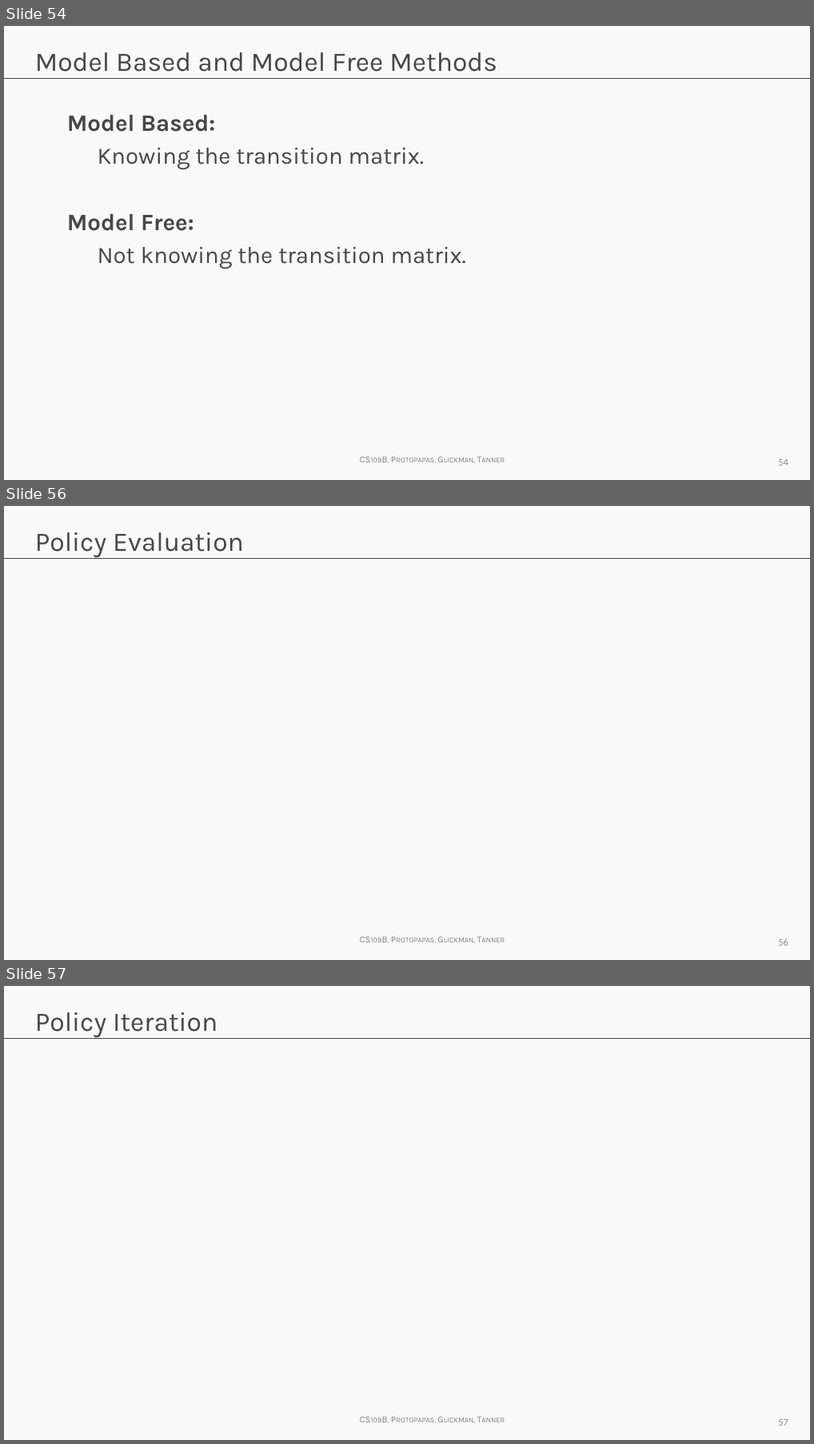
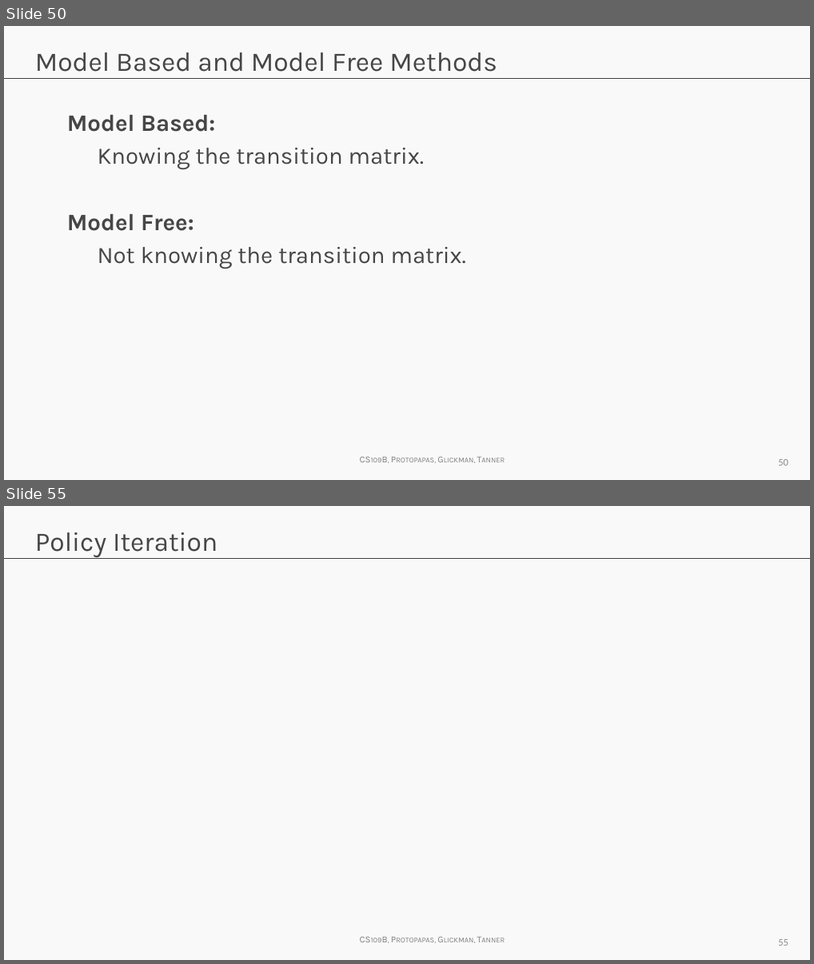
Before and after one commit to wfseaton/2020-CS109B, a slide deck: content/lectures/lecture20/presentation/cs109b_RL.pptx. Shown one above the other, each under a label of ours: slides 54, 56 and 57 before the commit, slides 50 and 55 after it; the slides between them are not shown. The pictures are 814x1444 and 814x964 pixels, drawn with LibreOffice and Linux fonts; fonts in the diff are those of the drawing; grey boxes stand for pictures; background and template pictures are left out. Boxes give left, top, right and bottom in pixels: in the first picture for what was removed or moved away, otherwise in the second. Text is boxed around its words. In the diff, an @@ line names an element or a change of style, - is before the commit and + after.

```diff
--- a/content/lectures/lecture20/presentation/cs109b_RL.pptx
+++ b/content/lectures/lecture20/presentation/cs109b_RL.pptx
@@ slide 56 removed at bbox=[4, 506, 810, 960], background #F9F9F9; not listed: 2 template elements that a slide beside it also shows @@
@@ title removed at bbox=[35, 532, 244, 557] @@
-Policy Evaluation
@@ page number removed at bbox=[778, 938, 789, 945] @@
-56
@@ what was slide 54 is now slide 50 @@
@@ page number at bbox=[778, 459, 789, 465]: text changed @@
-54
+50
@@ what was slide 57 is now slide 55 @@
@@ page number at bbox=[778, 939, 789, 945]: text changed @@
-57
+55
```
Also in this commit, not shown: 6 slides changed, 13 slides added, 6 other slides removed, 21 other files.
